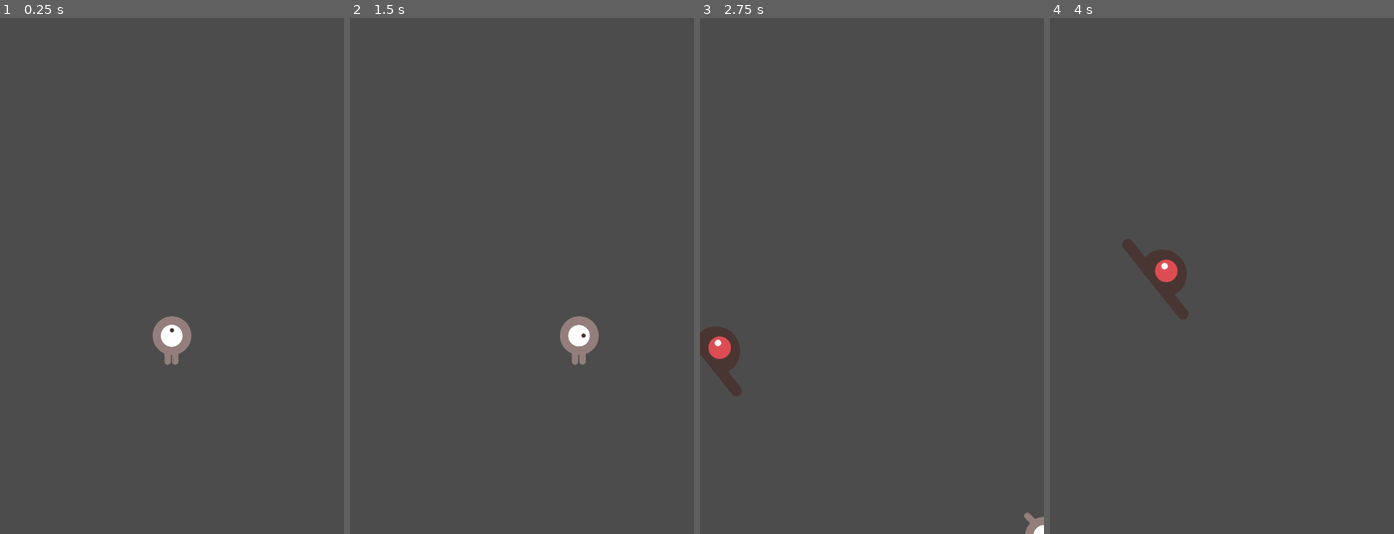
Above: before the commit, frames 1-4 (left to right).
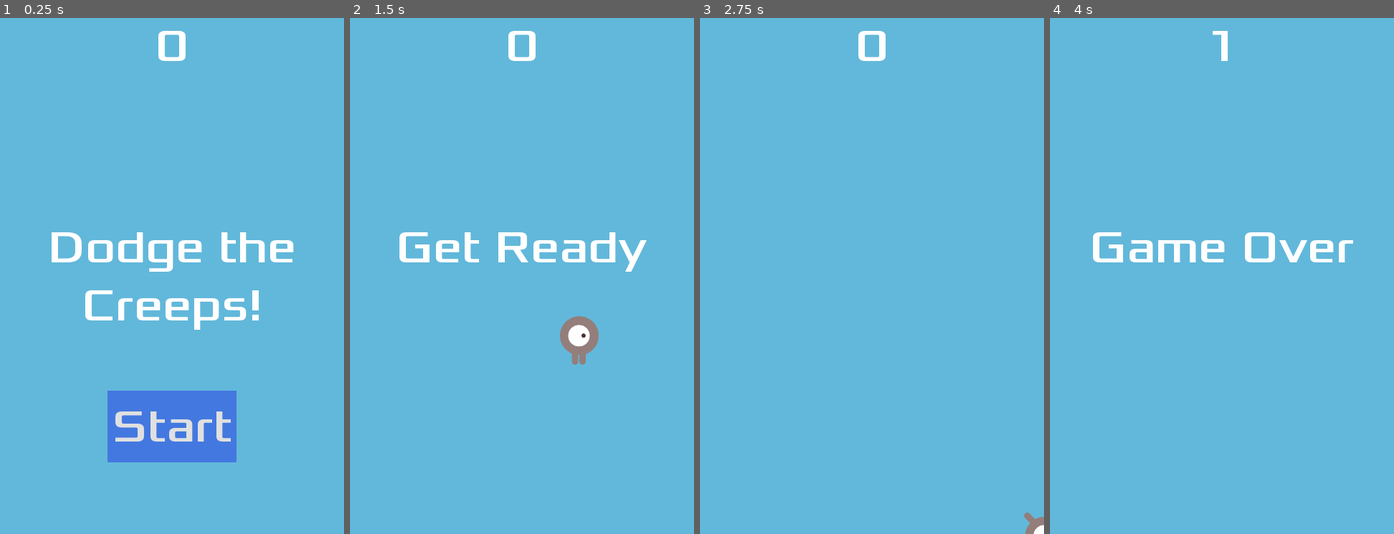
Above: after the commit, the same moments.

Repository: Franofarion/Godot-2D-Dodge-Game
Game: Godot game, scene res://src/Main.tscn
The game is run twice, just before and just after one commit, with the same random seed, the same clock (stepped at 60 frames per second) and the same inputs. This scene is started directly instead of the project's main scene.
Inputs (mouse positions are in pixels of both pictures, inside the frame that each line leads up to):
- Up to frame 1 (0.25 s): no input
- Up to frame 2 (1.5 s): click (522, 425) at 0.5 s, where only the run after the commit has a clickable "Start"; tap Enter at 1.25 s; hold Right (ui_right) from 1.28 s (still down)
- Up to frame 3 (2.75 s): release Right (ui_right) at 2.03 s; hold Down (ui_down) from 2.03 s (still down)
- Up to frame 4 (4 s): release Down (ui_down) at 2.78 s; hold Right (ui_right) 2.78-3.53 s; hold Up (ui_up) from 3.53 s (still down)

The runs differ from the first frame. In frame 1, 100% of the frame differs, in the area x 0-100%, y 0-100%; in frame 2, 99%; in frame 3, 100%; in frame 4, 100%.

Commit message:
add & connect hud to main

Diff:
--- /dev/null
+++ b/src/HUD/HUD.gd
@@ -0,0 +1,29 @@
+extends CanvasLayer
+
+signal start_game
+
+func show_message(text):
+	$Message.text = text
+	$Message.show()
+	$MessageTimer.start()
+
+func show_game_over():
+	show_message("Game Over")
+	# Wait until the MessageTimer has counted down.
+	yield($MessageTimer, "timeout")
+
+	$Message.text = "Dodge the\nCreeps!"
+	$Message.show()
+	# Make a one-shot timer and wait for it to finish.
+	yield(get_tree().create_timer(1), "timeout")
+	$StartButton.show()
+
+func update_score(score):
+	$ScoreLabel.text = str(score)
+
+func _on_MessageTimer_timeout():
+	$Message.hide()
+
+func _on_StartButton_pressed():
+	$StartButton.hide()
+	emit_signal("start_game")
--- /dev/null
+++ b/src/HUD/HUD.tscn
@@ -0,0 +1,71 @@
+[gd_scene load_steps=8 format=2]
+
+[ext_resource path="res://assets/fonts/Xolonium-Regular.ttf" type="DynamicFontData" id=1]
+[ext_resource path="res://src/HUD/HUD.gd" type="Script" id=2]
+
+[sub_resource type="DynamicFont" id=1]
+size = 64
+font_data = ExtResource( 1 )
+
+[sub_resource type="StyleBoxFlat" id=2]
+bg_color = Color( 0.266667, 0.47451, 0.882353, 1 )
+
+[sub_resource type="Theme" id=3]
+Button/styles/normal = SubResource( 2 )
+
+[sub_resource type="InputEventAction" id=4]
+action = "ui_select"
+
+[sub_resource type="ShortCut" id=5]
+shortcut = SubResource( 4 )
+
+[node name="HUD" type="CanvasLayer"]
+script = ExtResource( 2 )
+
+[node name="ScoreLabel" type="Label" parent="."]
+anchor_right = 1.0
+margin_bottom = 78.0
+custom_fonts/font = SubResource( 1 )
+text = "0"
+align = 1
+__meta__ = {
+"_edit_use_anchors_": false
+}
+
+[node name="Message" type="Label" parent="."]
+anchor_top = 0.5
+anchor_right = 1.0
+anchor_bottom = 0.5
+margin_top = -79.5
+margin_bottom = 79.5
+custom_fonts/font = SubResource( 1 )
+text = "Dodge the
+Creeps!"
+align = 1
+__meta__ = {
+"_edit_use_anchors_": false
+}
+
+[node name="StartButton" type="Button" parent="."]
+anchor_left = 0.5
+anchor_top = 1.0
+anchor_right = 0.5
+anchor_bottom = 1.0
+margin_left = -90.0
+margin_top = -200.0
+margin_right = 90.0
+margin_bottom = -100.0
+theme = SubResource( 3 )
+custom_fonts/font = SubResource( 1 )
+shortcut = SubResource( 5 )
+text = "Start"
+__meta__ = {
+"_edit_use_anchors_": false
+}
+
+[node name="MessageTimer" type="Timer" parent="."]
+wait_time = 2.0
+one_shot = true
+
+[connection signal="pressed" from="StartButton" to="." method="_on_StartButton_pressed"]
+[connection signal="timeout" from="MessageTimer" to="." method="_on_MessageTimer_timeout"]
--- a/src/Main.gd
+++ b/src/Main.gd
@@ -5,17 +5,24 @@
 
 func _ready():
 	randomize()
-	new_game()
 
 
 func game_over():
+	$Music.stop()
+	$DeathSound.play()
 	$ScoreTimer.stop()
 	$MobTimer.stop()
+	$HUD.show_game_over()
+	get_tree().call_group("mobs", "queue_free")
+
 
 func new_game():
 	score = 0
+	$Music.play()
 	$Player.start($StartPosition.position)
 	$StartTimer.start()
+	$HUD.update_score(score)
+	$HUD.show_message("Get Ready")
 
 
 func _on_MobTimer_timeout():
@@ -38,6 +45,7 @@
 
 func _on_ScoreTimer_timeout():
 	score += 1
+	$HUD.update_score(score)
 
 func _on_StartTimer_timeout():
 	$MobTimer.start()
--- a/src/Main.tscn
+++ b/src/Main.tscn
@@ -1,8 +1,11 @@
-[gd_scene load_steps=5 format=2]
+[gd_scene load_steps=8 format=2]
 
 [ext_resource path="res://src/Player/Player.tscn" type="PackedScene" id=1]
 [ext_resource path="res://src/Main.gd" type="Script" id=2]
 [ext_resource path="res://src/Mob/Mob.tscn" type="PackedScene" id=3]
+[ext_resource path="res://src/HUD/HUD.tscn" type="PackedScene" id=4]
+[ext_resource path="res://assets/art/House In a Forest Loop.ogg" type="AudioStream" id=5]
+[ext_resource path="res://assets/art/gameover.wav" type="AudioStream" id=6]
 
 [sub_resource type="Curve2D" id=1]
 _data = {
@@ -12,6 +15,14 @@
 [node name="Node" type="Node"]
 script = ExtResource( 2 )
 Mob = ExtResource( 3 )
+
+[node name="ColorRect" type="ColorRect" parent="."]
+anchor_right = 1.0
+anchor_bottom = 1.0
+color = Color( 0.388235, 0.72549, 0.858824, 1 )
+__meta__ = {
+"_edit_use_anchors_": false
+}
 
 [node name="Player" parent="." instance=ExtResource( 1 )]
 
@@ -31,8 +42,19 @@
 curve = SubResource( 1 )
 
 [node name="MobSpawnLocation" type="PathFollow2D" parent="MobPath"]
+position = Vector2( 0, 1 )
+rotation = 0.002079
+
+[node name="HUD" parent="." instance=ExtResource( 4 )]
+
+[node name="DeathSound" type="AudioStreamPlayer2D" parent="."]
+stream = ExtResource( 6 )
+
+[node name="Music" type="AudioStreamPlayer2D" parent="."]
+stream = ExtResource( 5 )
 
 [connection signal="hit" from="Player" to="." method="game_over"]
 [connection signal="timeout" from="MobTimer" to="." method="_on_MobTimer_timeout"]
 [connection signal="timeout" from="ScoreTimer" to="." method="_on_ScoreTimer_timeout"]
 [connection signal="timeout" from="StartTimer" to="." method="_on_StartTimer_timeout"]
+[connection signal="start_game" from="HUD" to="." method="new_game"]
--- a/src/Mob/Mob.tscn
+++ b/src/Mob/Mob.tscn
@@ -29,7 +29,7 @@
 [sub_resource type="CapsuleShape2D" id=2]
 radius = 37.0
 
-[node name="Enemy" type="RigidBody2D"]
+[node name="Enemy" type="RigidBody2D" groups=["mobs"]]
 collision_mask = 0
 gravity_scale = 0.0
 script = ExtResource( 7 )
